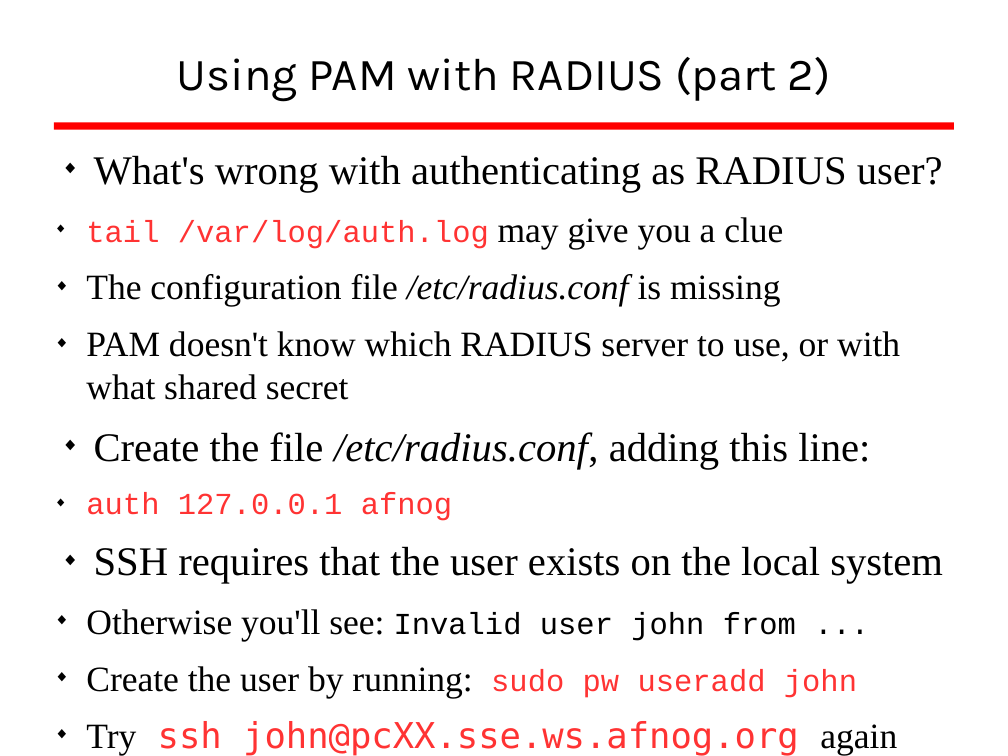
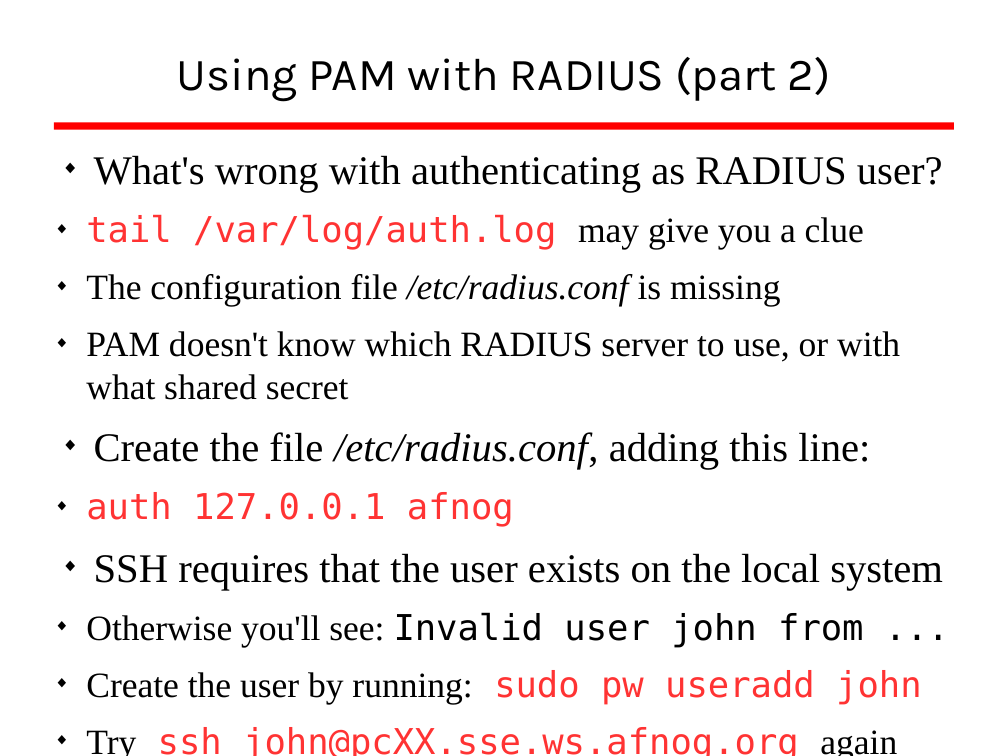
Before and after one commit to afnog/sse, a slide deck: slide 45 of radius/radius_presentation.odp. Drawn at 1008x756 pixels with LibreOffice and Linux fonts; fonts in the diff are those of the drawing; background and template pictures are left out. Boxes give left, top, right and bottom in pixels: in the first picture for what was removed or moved away, otherwise in the second. Text is boxed around its words. In the diff, an @@ line names an element or a change of style, - is before the commit and + after.

Commit message:
/ ‘radius/radius_presentation.odp’

```diff
--- a/radius/radius_presentation.odp
+++ b/radius/radius_presentation.odp
@@ text at (x1=86, y1=214, x2=922, y2=704): size 24 to 28 pt, font Courier New to DejaVu Sans Mono in "tail /var/log/auth.log", "auth 127.0.0.1 afnog", "Invalid user john from ...", "sudo pw useradd john" @@
```
